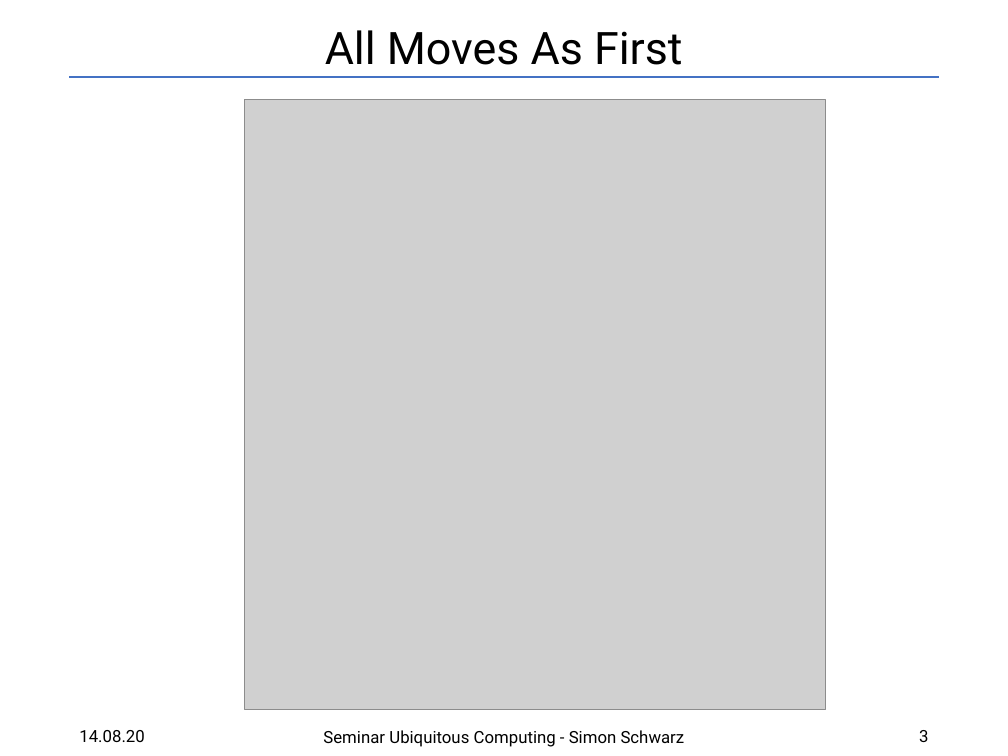
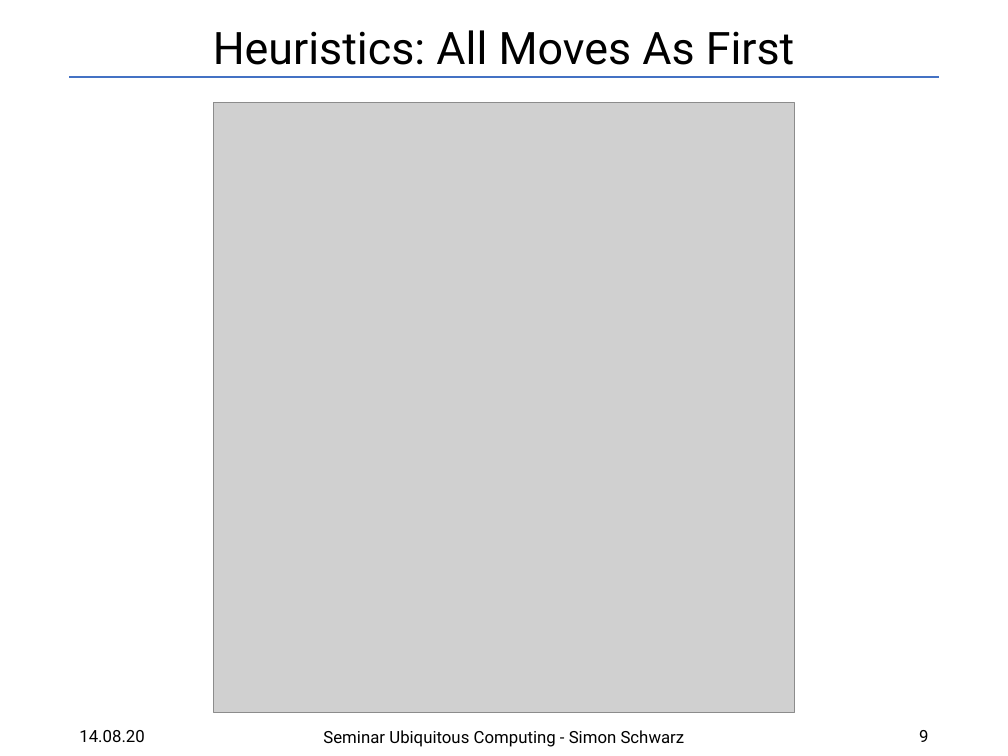
Before and after one commit to SRSchwarz/MCTS-Survey, a slide deck: slide 9 of slides/presentation.pptx (slide 3 before the commit). Drawn at 1008x756 pixels with LibreOffice and Linux fonts; fonts in the diff are those of the drawing; grey boxes stand for pictures. Boxes give left, top, right and bottom in pixels: in the first picture for what was removed or moved away, otherwise in the second. Text is boxed around its words. In the diff, an @@ line names an element or a change of style, - is before the commit and + after.

Commit message:
modify presentation slides

```diff
--- a/slides/presentation.pptx
+++ b/slides/presentation.pptx
@@ title at <box>213,30,795,65</box>: text changed @@
-All Moves As First
+Heuristics: All Moves As First
@@ picture: place and size @@
-picture at <box>245,100,826,710</box>
+picture at <box>214,102,794,712</box>
@@ page number at <box>919,730,928,742</box>: text changed @@
-3
+9
```
Also in this commit, not shown: 7 other slides changed, 7 slides added, 3 other files.
